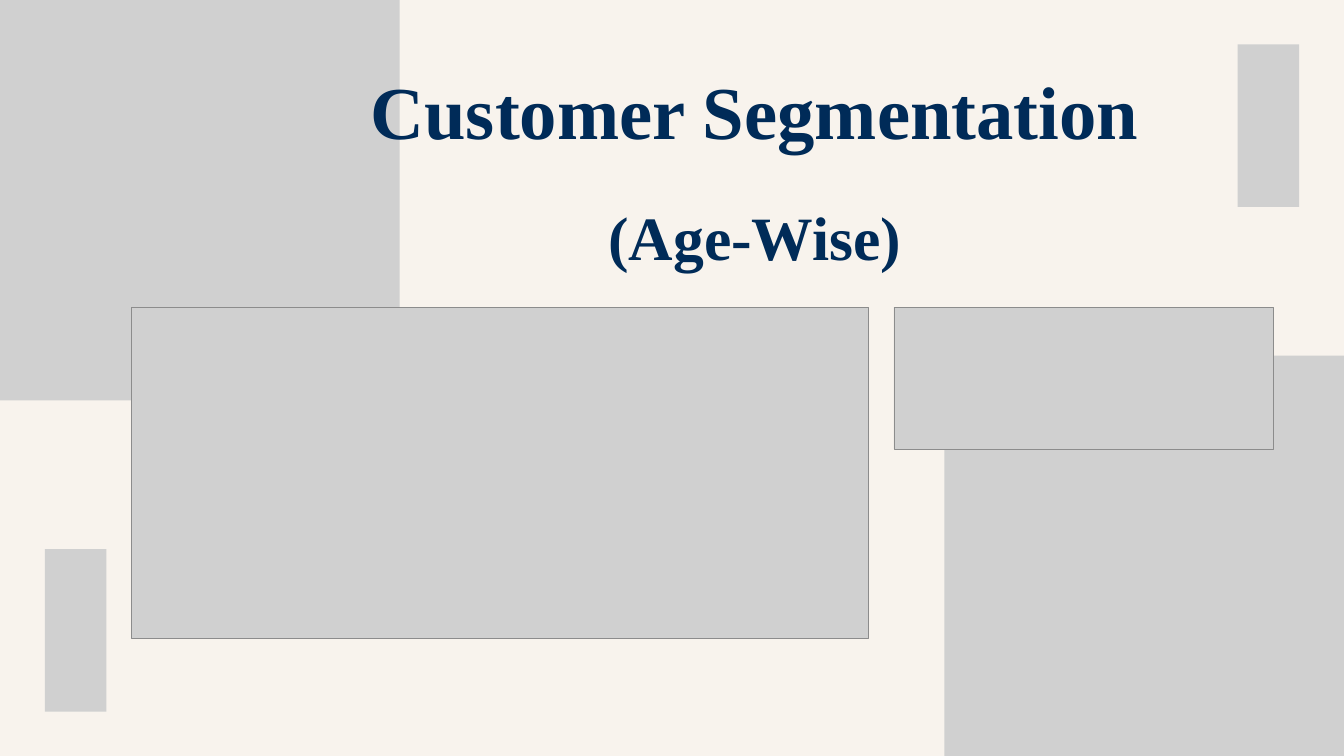
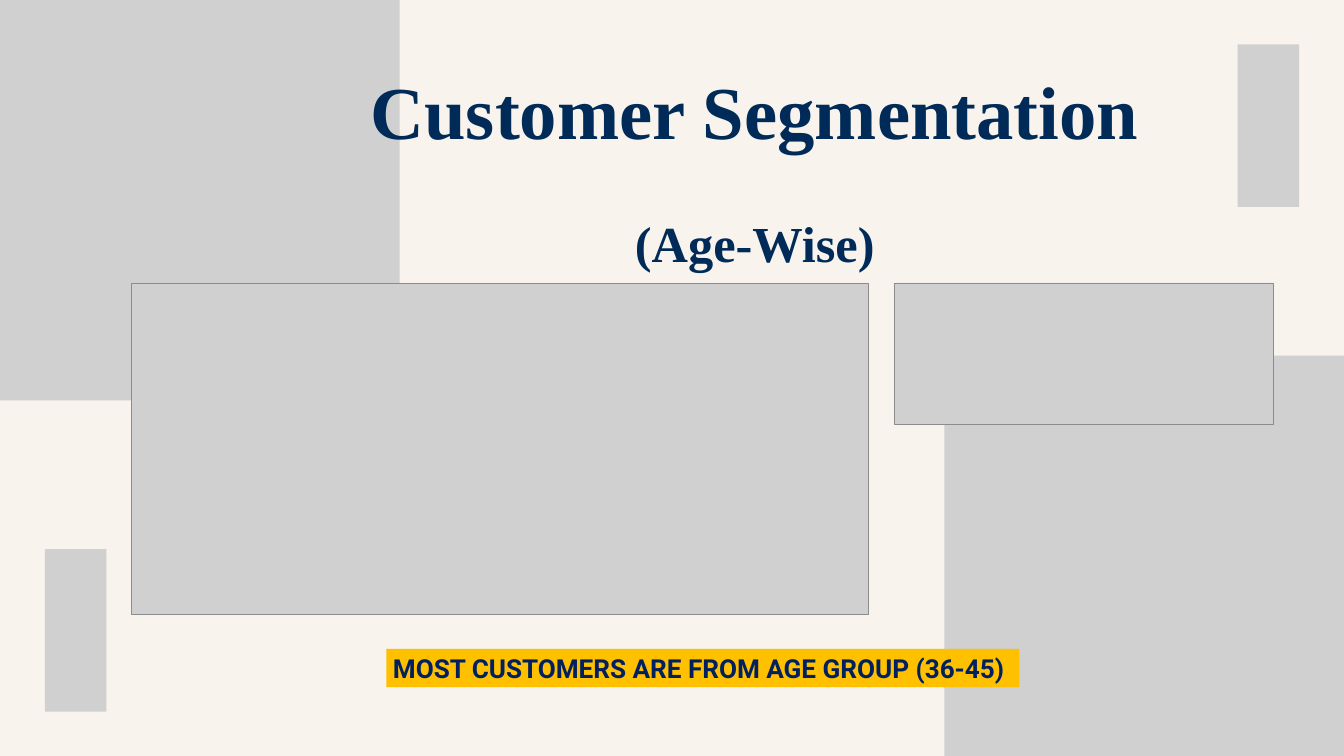
Before and after one commit to krupadalal/Flipkart-SQL-Sales-Analysis, a slide deck: slide 8 of flipkart_ppt.pptx. Drawn at 1344x756 pixels with LibreOffice and Linux fonts; fonts in the diff are those of the drawing; grey boxes stand for pictures. Boxes give left, top, right and bottom in pixels: in the first picture for what was removed or moved away, otherwise in the second. Text is boxed around its words. In the diff, an @@ line names an element or a change of style, - is before the commit and + after.

```diff
--- a/flipkart_ppt.pptx
+++ b/flipkart_ppt.pptx
@@ text at [635,227,875,273]: size 66 to 54 pt in "(Age-Wise)" @@
@@ picture: place and size @@
-picture at [132,307,869,638]
+picture at [132,284,869,615]
@@ picture: place and size @@
-picture at [894,307,1273,449]
+picture at [894,283,1273,425]
@@ rectangle added at [386,649,1019,687], fill #FFC000, 28 pt, text #002060, bold @@
+MOST CUSTOMERS ARE FROM AGE GROUP (36-45)
```
Also in this commit, not shown: 13 other slides changed.
